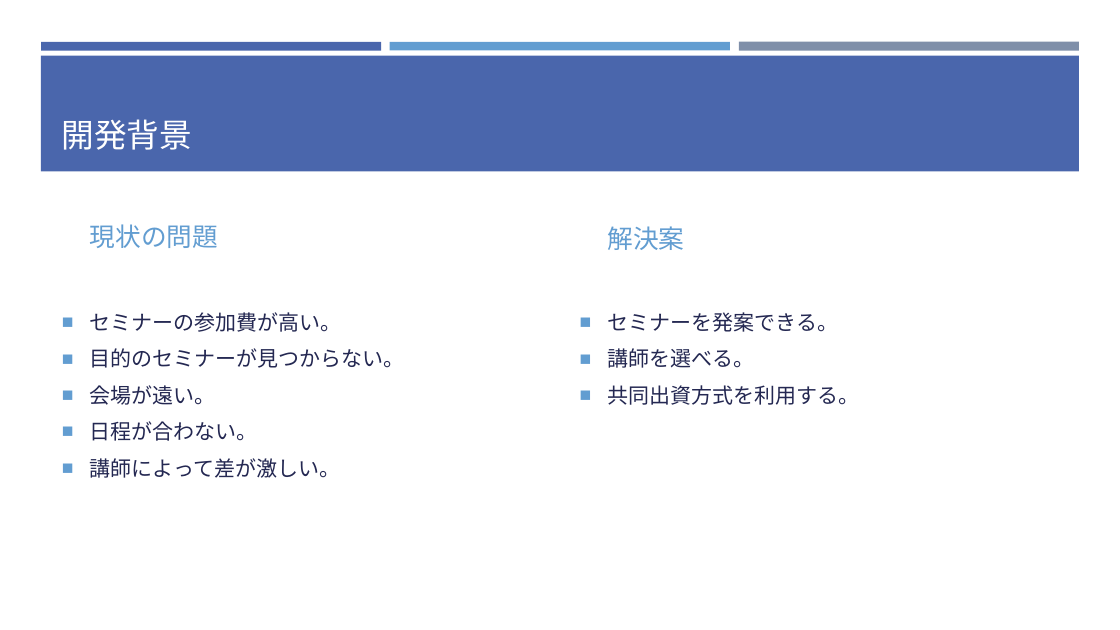
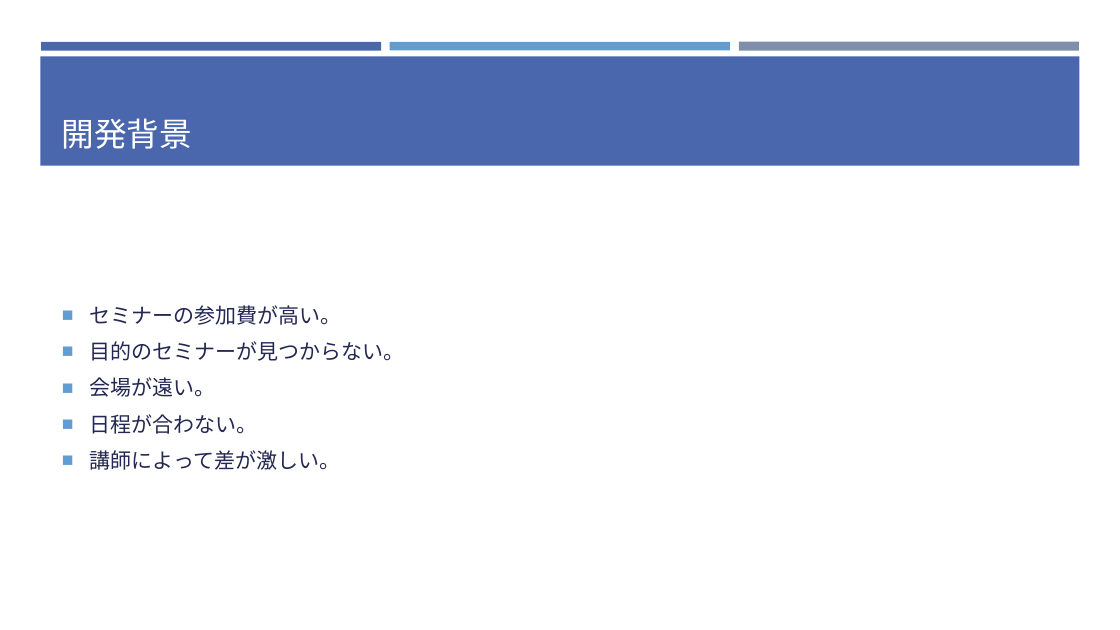
Before and after one commit to soroplay/src, a slide deck: slide 3 of EMAZEMI.pptx. Drawn at 1120x630 pixels with LibreOffice and Linux fonts; fonts in the diff are those of the drawing. Boxes give left, top, right and bottom in pixels: in the first picture for what was removed or moved away, otherwise in the second. Text is boxed around its words. In the diff, an @@ line names an element or a change of style, - is before the commit and + after.

```diff
--- a/EMAZEMI.pptx
+++ b/EMAZEMI.pptx
@@ rectangle: place and size @@
-rectangle at box(41, 55, 1080, 171)
+rectangle at box(40, 56, 1080, 166)
@@ text "セミナーの参加費が高い。": place and size @@
-text "セミナーの参加費が高い。" at box(90, 312, 405, 478)
+text "セミナーの参加費が高い。" at box(90, 305, 405, 470)
@@ text "セミナーの参加費が高い。" at box(90, 305, 405, 470): vertical alignment top to middle @@
@@ text removed at box(90, 224, 218, 248) @@
-現状の問題
@@ text removed at box(608, 226, 685, 250) @@
-解決案
@@ text removed at box(608, 312, 860, 405) @@
-■ セミナーを発案できる。
-■ 講師を選べる。
-■ 共同出資方式を利用する。
```
Also in this commit, not shown: 1 other slide changed, 2 slides added.
